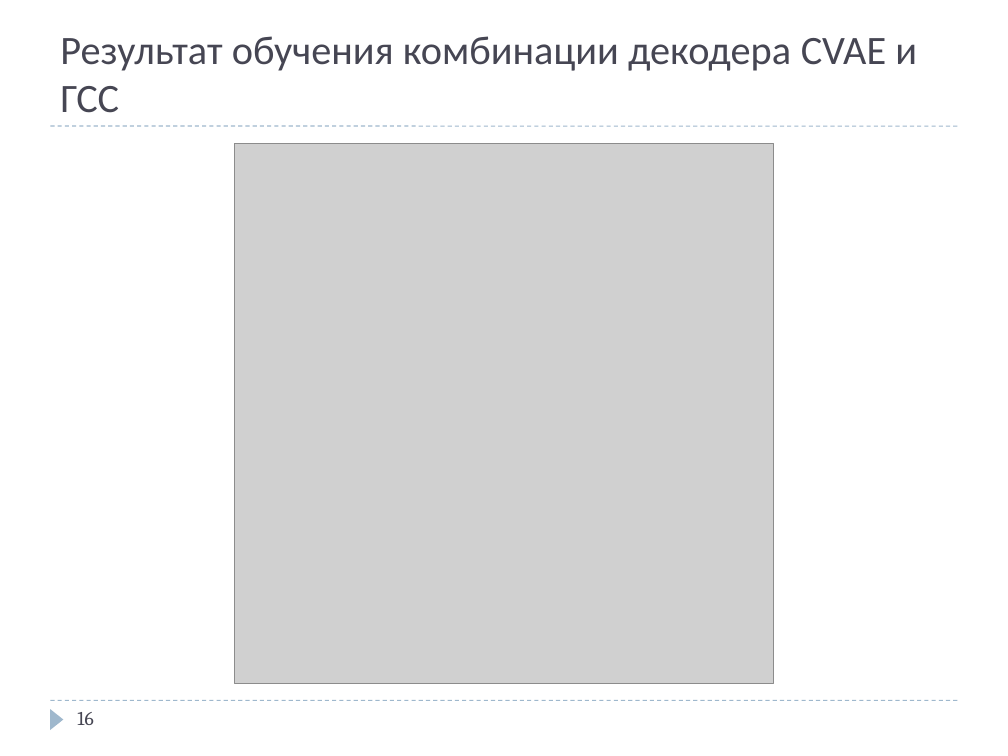
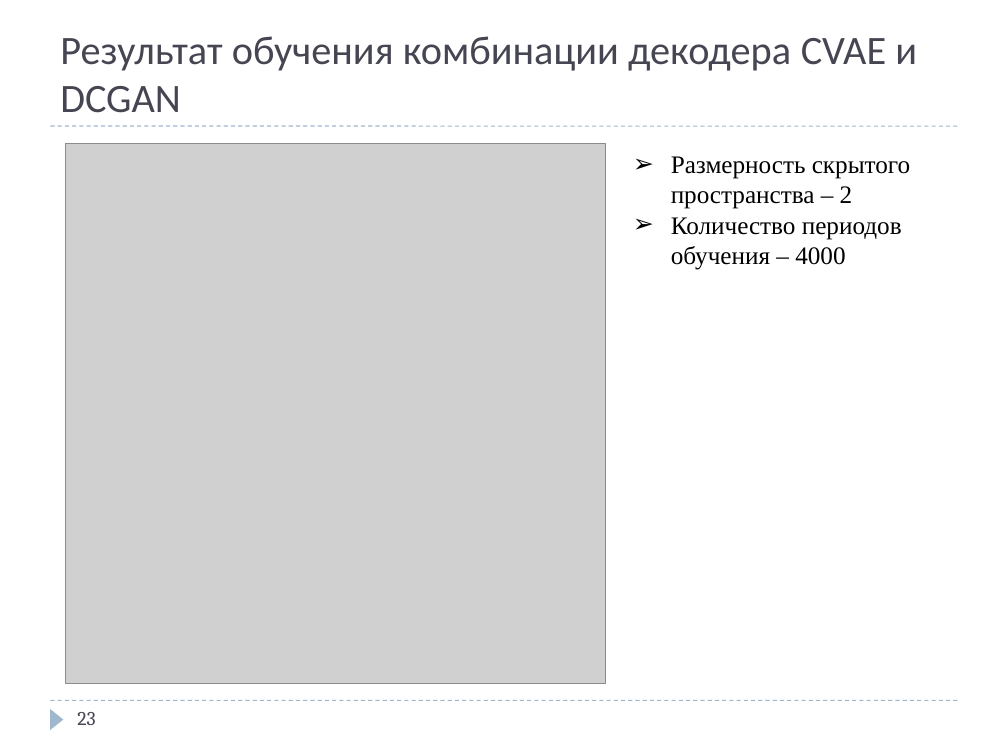
Before and after one commit to Ppasha9/ganfasttraining, a slide deck: slide 23 of presentations/FastGanTraining_Denisov_Pavel.pptx (slide 16 before the commit). Drawn at 1008x756 pixels with LibreOffice and Linux fonts; fonts in the diff are those of the drawing; grey boxes stand for pictures. Boxes give left, top, right and bottom in pixels: in the first picture for what was removed or moved away, otherwise in the second. Text is boxed around its words. In the diff, an @@ line names an element or a change of style, - is before the commit and + after.

Commit message:
Update the presentation

```diff
--- a/presentations/FastGanTraining_Denisov_Pavel.pptx
+++ b/presentations/FastGanTraining_Denisov_Pavel.pptx
@@ title at [60,36,917,113]: text changed @@
-Результат обучения комбинации декодера CVAE и ГСС
+Результат обучения комбинации декодера CVAE и DCGAN
@@ picture: place and size @@
-picture at [234,143,773,682]
+picture at [66,143,605,682]
@@ text added at [671,156,910,270], 18 pt, text #000000 @@
+➢ Размерность скрытого пространства – 2
+➢ Количество периодов обучения – 4000
@@ page number at [77,712,95,725]: text changed @@
-16
+23
```
Also in this commit, not shown: 3 other slides changed, 8 slides added, 1 other file.
